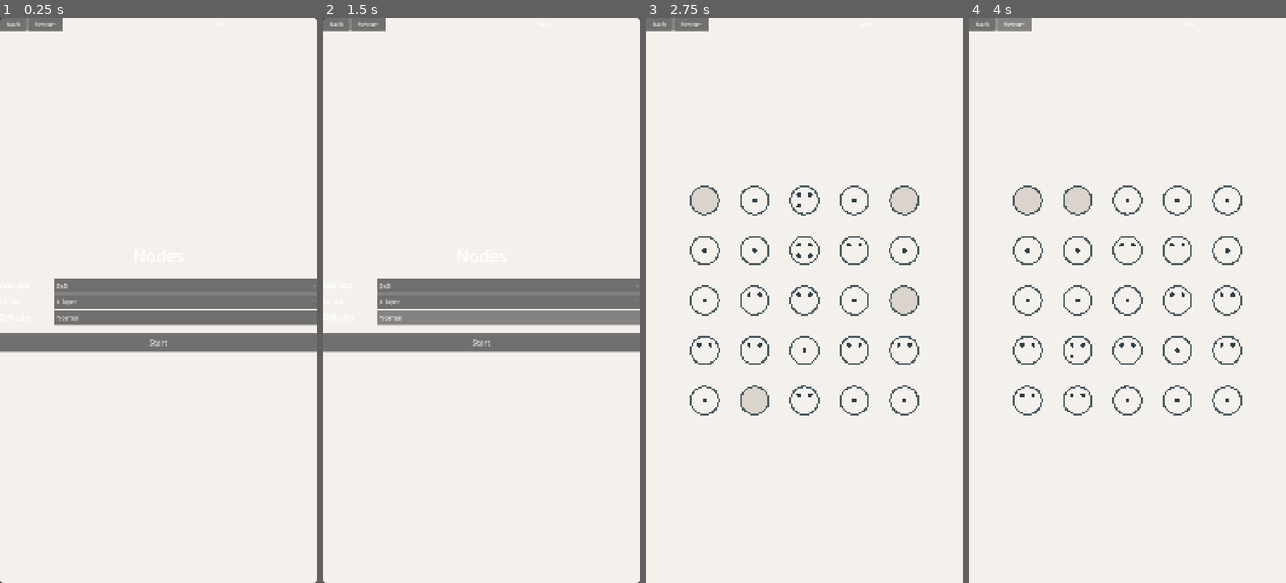
Above: before the commit, frames 1-4 (left to right).
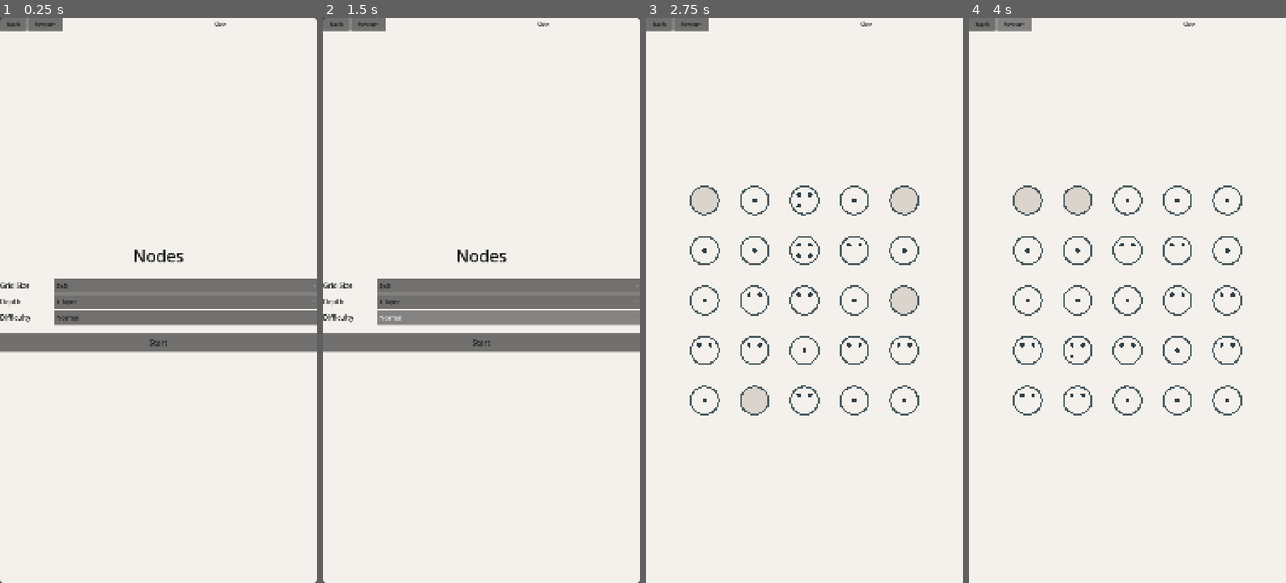
Above: after the commit, the same moments.

Repository: andrii-solokh/Nodoku
Game: Godot game, scene res://scenes/Main.tscn
Two runs of this game, one before a commit and one after it. Both use one fixed random seed, a clock stepped at 60 frames per second and the inputs below.
Inputs:
- Up to frame 1 (0.25 s): no input
- Up to frame 2 (1.5 s): click "Normal" at 0.5 s; click "Normal" at 1.25 s
- Up to frame 3 (2.75 s): click "Start" at 2 s
- Up to frame 4 (4 s): click "Restart" at 2.75 s; click "Restart" at 3.5 s

The runs differ from the first frame. In frame 1, 0.6% of the frame differs, in the area x 0-72%, y 0-59%; in frame 2, 0.6%; in frame 3, less than 0.1%; in frame 4, less than 0.1%.

Commit message:
Force UI text colors to dark

Diff:
--- a/scenes/Main.tscn
+++ b/scenes/Main.tscn
@@ -18,9 +18,6 @@
 corner_radius_bottom_left = 18
 corner_radius_bottom_right = 18
 
-[sub_resource type="Theme" id="3"]
-default_font_color = Color(0.0862745, 0.0941176, 0.105882, 1)
-
 [node name="Main" type="Control"]
 anchor_right = 1.0
 anchor_bottom = 1.0
@@ -29,7 +26,6 @@
 [node name="Menu" type="Control" parent="."]
 anchor_right = 1.0
 anchor_bottom = 1.0
-theme = SubResource("3")
 
 [node name="MenuPanel" type="Panel" parent="Menu"]
 anchor_right = 1.0
@@ -56,6 +52,7 @@
 margin_bottom = -18.0
 text = "v0.1.0"
 theme_override_font_sizes/font_size = 18
+theme_override_colors/font_color = Color(0.0862745, 0.0941176, 0.105882, 1)
 horizontal_alignment = 2
 
 [node name="VBox" type="VBoxContainer" parent="Menu/MenuMargin"]
@@ -66,6 +63,7 @@
 [node name="Title" type="Label" parent="Menu/MenuMargin/VBox"]
 text = "Nodes"
 theme_override_font_sizes/font_size = 56
+theme_override_colors/font_color = Color(0.0862745, 0.0941176, 0.105882, 1)
 horizontal_alignment = 1
 
 [node name="SpacerTop" type="Control" parent="Menu/MenuMargin/VBox"]
@@ -77,12 +75,16 @@
 text = "Grid Size"
 custom_minimum_size = Vector2(180, 0)
 theme_override_font_sizes/font_size = 24
+theme_override_colors/font_color = Color(0.0862745, 0.0941176, 0.105882, 1)
 
 [node name="GridSizeOption" type="OptionButton" parent="Menu/MenuMargin/VBox/GridSizeRow"]
 size_flags_horizontal = 3
 custom_minimum_size = Vector2(260, 50)
 focus_mode = 0
 theme_override_font_sizes/font_size = 22
+theme_override_colors/font_color = Color(0.0862745, 0.0941176, 0.105882, 1)
+theme_override_colors/font_color_hover = Color(0.0862745, 0.0941176, 0.105882, 1)
+theme_override_colors/font_color_pressed = Color(0.0862745, 0.0941176, 0.105882, 1)
 
 [node name="DepthRow" type="HBoxContainer" parent="Menu/MenuMargin/VBox"]
 
@@ -90,12 +92,16 @@
 text = "Depth"
 custom_minimum_size = Vector2(180, 0)
 theme_override_font_sizes/font_size = 24
+theme_override_colors/font_color = Color(0.0862745, 0.0941176, 0.105882, 1)
 
 [node name="DepthOption" type="OptionButton" parent="Menu/MenuMargin/VBox/DepthRow"]
 size_flags_horizontal = 3
 custom_minimum_size = Vector2(260, 50)
 focus_mode = 0
 theme_override_font_sizes/font_size = 22
+theme_override_colors/font_color = Color(0.0862745, 0.0941176, 0.105882, 1)
+theme_override_colors/font_color_hover = Color(0.0862745, 0.0941176, 0.105882, 1)
+theme_override_colors/font_color_pressed = Color(0.0862745, 0.0941176, 0.105882, 1)
 
 [node name="DifficultyRow" type="HBoxContainer" parent="Menu/MenuMargin/VBox"]
 
@@ -103,12 +109,16 @@
 text = "Difficulty"
 custom_minimum_size = Vector2(180, 0)
 theme_override_font_sizes/font_size = 24
+theme_override_colors/font_color = Color(0.0862745, 0.0941176, 0.105882, 1)
 
 [node name="DifficultyOption" type="OptionButton" parent="Menu/MenuMargin/VBox/DifficultyRow"]
 size_flags_horizontal = 3
 custom_minimum_size = Vector2(260, 50)
 focus_mode = 0
 theme_override_font_sizes/font_size = 22
+theme_override_colors/font_color = Color(0.0862745, 0.0941176, 0.105882, 1)
+theme_override_colors/font_color_hover = Color(0.0862745, 0.0941176, 0.105882, 1)
+theme_override_colors/font_color_pressed = Color(0.0862745, 0.0941176, 0.105882, 1)
 
 [node name="SpacerMid" type="Control" parent="Menu/MenuMargin/VBox"]
 custom_minimum_size = Vector2(0, 20)
@@ -119,6 +129,9 @@
 custom_minimum_size = Vector2(0, 64)
 focus_mode = 0
 theme_override_font_sizes/font_size = 26
+theme_override_colors/font_color = Color(0.0862745, 0.0941176, 0.105882, 1)
+theme_override_colors/font_hover_color = Color(0.0862745, 0.0941176, 0.105882, 1)
+theme_override_colors/font_pressed_color = Color(0.0862745, 0.0941176, 0.105882, 1)
 
 [node name="SpacerBottom" type="Control" parent="Menu/MenuMargin/VBox"]
 custom_minimum_size = Vector2(0, 10)
@@ -134,7 +147,6 @@
 script = ExtResource("3")
 
 [node name="HUD" type="CanvasLayer" parent="Game"]
-theme = SubResource("3")
 
 [node name="Root" type="Control" parent="Game/HUD"]
 anchor_right = 1.0
@@ -159,12 +171,18 @@
 custom_minimum_size = Vector2(90, 44)
 focus_mode = 0
 theme_override_font_sizes/font_size = 20
+theme_override_colors/font_color = Color(0.0862745, 0.0941176, 0.105882, 1)
+theme_override_colors/font_hover_color = Color(0.0862745, 0.0941176, 0.105882, 1)
+theme_override_colors/font_pressed_color = Color(0.0862745, 0.0941176, 0.105882, 1)
 
 [node name="RestartButton" type="Button" parent="Game/HUD/Root/TopBar/TopBarHBox"]
 text = "Restart"
 custom_minimum_size = Vector2(120, 44)
 focus_mode = 0
 theme_override_font_sizes/font_size = 20
+theme_override_colors/font_color = Color(0.0862745, 0.0941176, 0.105882, 1)
+theme_override_colors/font_hover_color = Color(0.0862745, 0.0941176, 0.105882, 1)
+theme_override_colors/font_pressed_color = Color(0.0862745, 0.0941176, 0.105882, 1)
 
 [node name="Spacer" type="Control" parent="Game/HUD/Root/TopBar/TopBarHBox"]
 size_flags_horizontal = 3
@@ -175,6 +193,7 @@
 horizontal_alignment = 1
 theme_override_font_sizes/font_size = 20
 size_flags_horizontal = 2
+theme_override_colors/font_color = Color(0.0862745, 0.0941176, 0.105882, 1)
 
 [node name="CompletionPanel" type="Panel" parent="Game/HUD/Root"]
 visible = false
@@ -200,6 +219,7 @@
 [node name="CompletionLabel" type="Label" parent="Game/HUD/Root/CompletionPanel/CompletionVBox"]
 text = "Level Complete"
 theme_override_font_sizes/font_size = 30
+theme_override_colors/font_color = Color(0.0862745, 0.0941176, 0.105882, 1)
 horizontal_alignment = 1
 
 [node name="CompletionSpacer" type="Control" parent="Game/HUD/Root/CompletionPanel/CompletionVBox"]
@@ -210,9 +230,15 @@
 custom_minimum_size = Vector2(0, 46)
 focus_mode = 0
 theme_override_font_sizes/font_size = 22
+theme_override_colors/font_color = Color(0.0862745, 0.0941176, 0.105882, 1)
+theme_override_colors/font_hover_color = Color(0.0862745, 0.0941176, 0.105882, 1)
+theme_override_colors/font_pressed_color = Color(0.0862745, 0.0941176, 0.105882, 1)
 
 [node name="ReplayButton" type="Button" parent="Game/HUD/Root/CompletionPanel/CompletionVBox"]
 text = "Replay"
 custom_minimum_size = Vector2(0, 46)
 focus_mode = 0
 theme_override_font_sizes/font_size = 22
+theme_override_colors/font_color = Color(0.0862745, 0.0941176, 0.105882, 1)
+theme_override_colors/font_hover_color = Color(0.0862745, 0.0941176, 0.105882, 1)
+theme_override_colors/font_pressed_color = Color(0.0862745, 0.0941176, 0.105882, 1)
